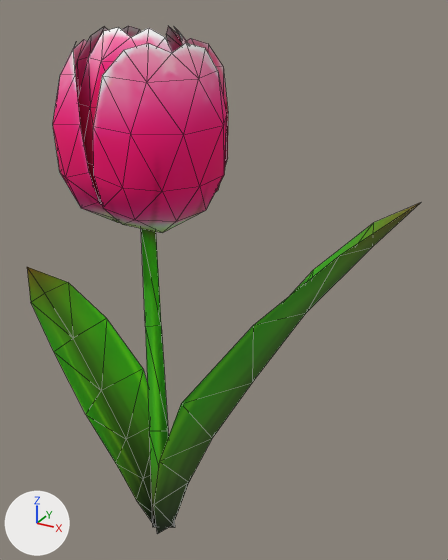
Before and after pictures for a commit that changed the glTF model material/3d/tulip.glb.
Rendered twice from a camera (50 mm lens) standing at (2.35, -3.25, 3.98) and looking at (0.43, 0.25, 2.22). Lighting does not change. The marker at lower left points along +X, +Y and +Z. The older version comes first. Mesh edges are drawn as thin lines. Where no turn or scale is listed for an object, it has been applied to the vertices. Vertices at exactly the same position are counted once.

Objects in the first picture: 'Cube', '平面', '平面.001', '平面.002', '平面.003'.
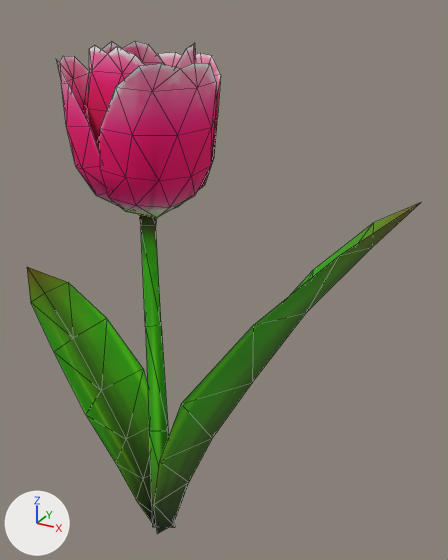
Pixel boxes (x1, y1, x2, y2) of what changed, in the pictures (448 x 560 px):
'平面', reshaped (15% shorter)
    before: (53, 38, 228, 233)
    after: (56, 52, 221, 218)
'平面.001', reshaped
    before: (75, 26, 188, 204)
    after: (83, 41, 196, 153)

The change, as a diff of the scene's bpy script:
```diff
--- a/material/3d/tulip.glb.py
+++ b/material/3d/tulip.glb.py
@@ me_平面 @@
 # used by ob_平面; location = (0.0, 0.0, -0.42)
-me_平面.from_pydata(...)  # 87 vertices, 120 faces; spans x -0.556..0.578, y -0.525..0.567, z 3.044..4.217
+me_平面.from_pydata(...)  # 87 vertices, 120 faces; spans x -0.507..0.506, y -0.477..0.5, z 3.122..4.121
+# me_平面 part 1: 87 of 87 vertices moved; they spanned x -0.556..0.578, y -0.525..0.567, z 3.044..4.217 and now span x -0.507..0.506, y -0.477..0.5, z 3.122..4.121; mean shift (0.0, 0.0, 0.002)
 me_平面.materials.append(mat_tulip)
@@ me_平面_001 @@
 # used by ob_平面_001; location = (0.0, 0.0, -0.42)
-me_平面_001.from_pydata(...)  # 87 vertices, 120 faces; spans x -0.483..0.477, y -0.487..0.485, z 3.047..4.293
+me_平面_001.from_pydata(...)  # 87 vertices, 120 faces; spans x -0.405..0.423, y -0.4..0.397, z 3.14..4.198
+# me_平面_001 part 2: 87 of 87 vertices moved; they spanned x -0.483..0.477, y -0.487..0.485, z 3.047..4.293 and now span x -0.405..0.423, y -0.4..0.397, z 3.14..4.198; mean shift (0.0, 0.0, -0.004)
 me_平面_001.materials.append(mat_tulip)
```
